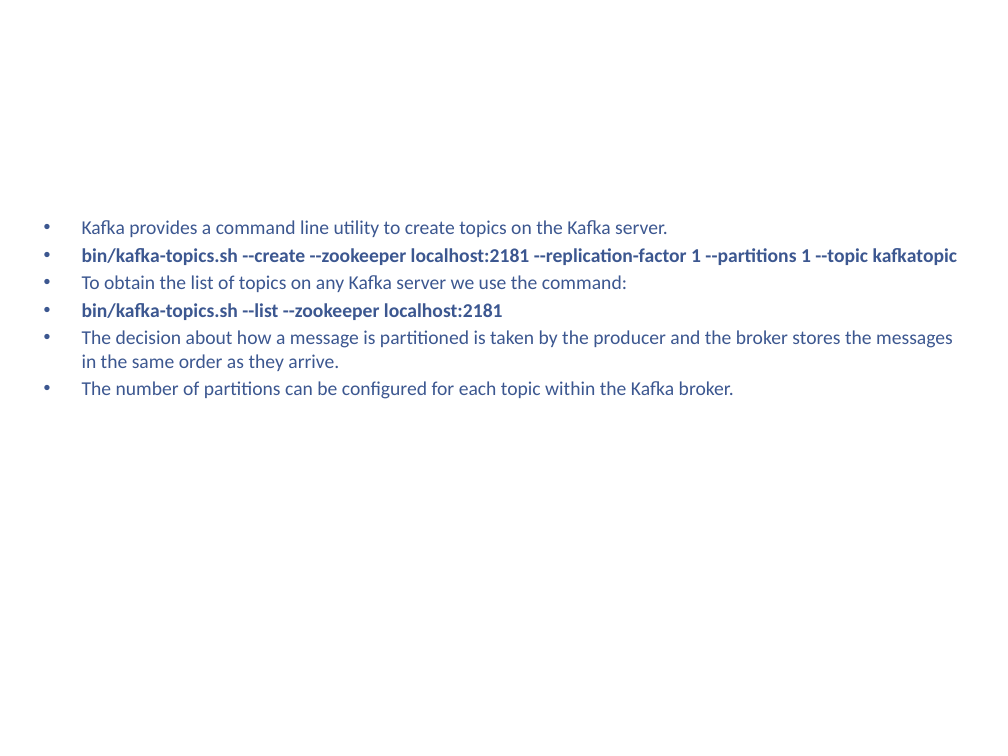
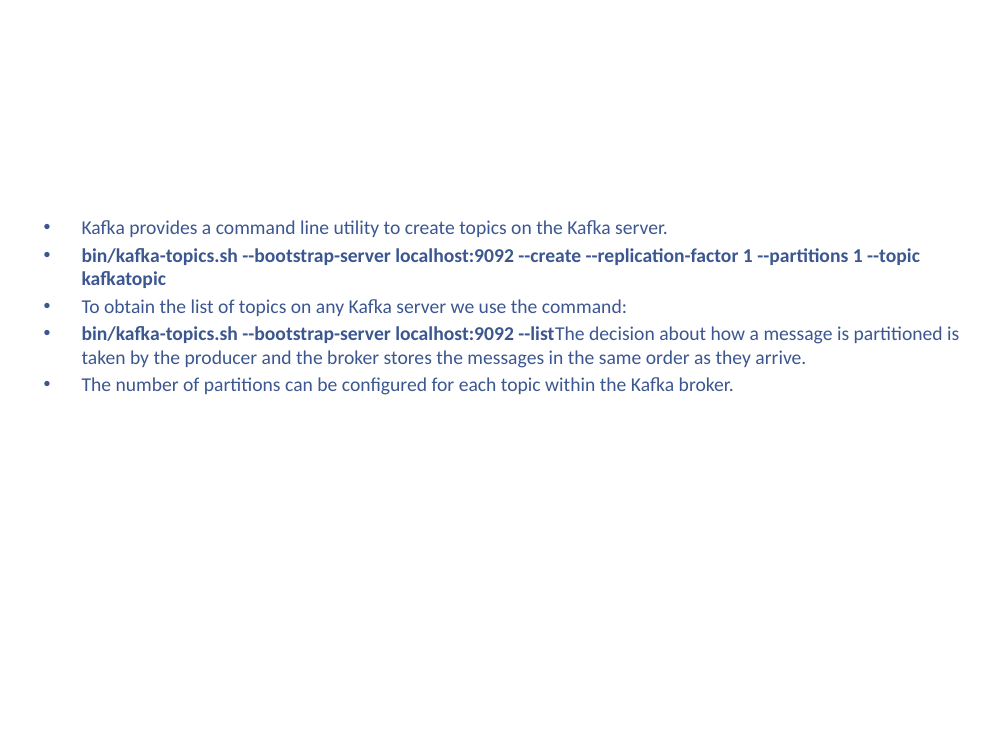
Before and after one commit to kenshincommon/ppts, a slide deck: slide 29 of Presentations/Apache Kafka/Apache Kafka.pptx (slide 14 before the commit). Drawn at 1008x756 pixels with LibreOffice and Linux fonts; fonts in the diff are those of the drawing; background and template pictures are left out. Boxes give left, top, right and bottom in pixels: in the first picture for what was removed or moved away, otherwise in the second. Text is boxed around its words. In the diff, an @@ line names an element or a change of style, - is before the commit and + after.

Commit message:
DNS+FileBeat+Kafka+Filebeat+ELK+OpenSSL+SSE+Junit5+Mockito

```diff
--- a/Presentations/Apache Kafka/Apache Kafka.pptx
+++ b/Presentations/Apache Kafka/Apache Kafka.pptx
@@ text at bbox=[82, 248, 920, 288]: text changed @@
-• bin/kafka-topics.sh --create --zookeeper localhost:2181 --replication-factor 1 --partitions 1 --topic kafkatopic
+• bin/kafka-topics.sh --bootstrap-server localhost:9092 --create --replication-factor 1 --partitions 1 --topic kafkatopic
@@ text at bbox=[82, 326, 959, 368]: text changed @@
-• bin/kafka-topics.sh --list --zookeeper localhost:2181
-• The decision about how a message is partitioned is taken by the producer and the broker stores the messages in the same order as they arrive.
+• bin/kafka-topics.sh --bootstrap-server localhost:9092 --listThe decision about how a message is partitioned is taken by the producer and the broker stores the messages in the same order as they arrive.
```
Also in this commit, not shown: 4 other slides changed, 61 slides added, 11 other files.
